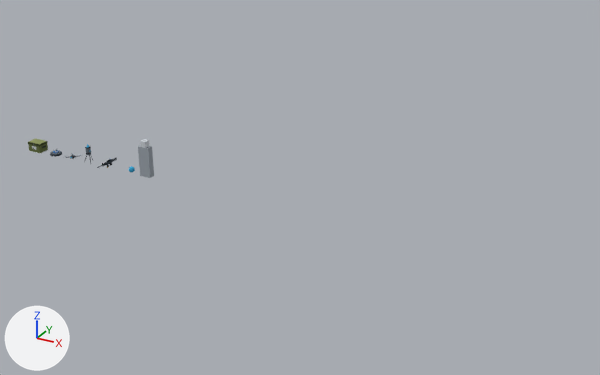
The Blender file assets/3d/arena_survivor.blend, before and after one commit.
Camera for both pictures: a 50 mm lens placed at (106.1, -95.6, 51.7), pointed at (53.4, 0.2, 3.8). Lighting does not change. The marker at lower left points along +X, +Y and +Z. The first picture is the older version.

In view in the first picture: 'ref_human_5st' and 4 more.
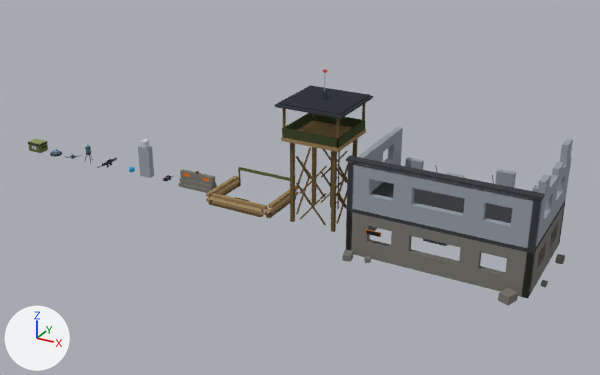
Changed parts and their boxes (x1, y1, x2, y2) in the pictures (600 x 375 px):
'env_ruin_building', added
    after: (342, 127, 573, 305)
'env_guard_tower', added
    after: (275, 69, 373, 232)
'env_sandbag_bunker', added (brown)
    after: (206, 167, 298, 218)
'env_barrier_jersey', added
    after: (178, 169, 217, 193)

Patch to the scene script:
```diff
--- a/assets/3d/arena_survivor.blend.py
+++ b/assets/3d/arena_survivor.blend.py
@@ me_env_ruin_building @@
+me_env_ruin_building.from_pydata(...)  # 464 vertices, 348 faces; spans x -12.2..13.7, y -10.7..9.6, z 0.0..15.1
+me_env_ruin_building.materials.append(mat_palette)  # picture img_palette
@@ me_env_guard_tower @@
+me_env_guard_tower.from_pydata(...)  # 366 vertices, 273 faces; spans x -4.9..4.9, y -4.9..4.9, z 0.0..21.6
+me_env_guard_tower.materials.append(mat_palette)  # picture img_palette
@@ me_env_sandbag_bunker @@
+me_env_sandbag_bunker.from_pydata(...)  # 640 vertices, 480 faces; spans x -5.3..5.3, y -4.43..4.43, z 0.0..3.25
+me_env_sandbag_bunker.materials.append(mat_palette)  # picture img_palette
@@ me_env_barrier_jersey @@
+me_env_barrier_jersey.from_pydata(...)  # a box spanning x -3.0..3.0, y -1.0..1.0, z 0.0..0.5; a box spanning x -3.0..3.0, y -0.65..0.65, z 0.5..1.2; a box spanning x -3.0..3.0, y -0.35..0.35, z 1.2..2.4; a box spanning x -2.4..-1.2, y -0.36..0.36, z 1.65..2.15; a box spanning x 1.2..2.4, y -0.36..0.36, z 1.65..2.15; a box spanning x -0.15..0.15, y -0.15..0.15, z 2.25..2.75
+me_env_barrier_jersey.materials.append(mat_palette)  # picture img_palette
@@ ob_env_ruin_building @@
+ob_env_ruin_building = bpy.data.objects.new('env_ruin_building', me_env_ruin_building)
+ob_env_ruin_building.location = (76.8, 0.0, 0.0)
@@ ob_env_guard_tower @@
+ob_env_guard_tower = bpy.data.objects.new('env_guard_tower', me_env_guard_tower)
+ob_env_guard_tower.location = (57.3, 0.0, 0.0)
@@ ob_env_sandbag_bunker @@
+ob_env_sandbag_bunker = bpy.data.objects.new('env_sandbag_bunker', me_env_sandbag_bunker)
+ob_env_sandbag_bunker.location = (45.5, 0.0, 0.0)
@@ ob_env_barrier_jersey @@
+ob_env_barrier_jersey = bpy.data.objects.new('env_barrier_jersey', me_env_barrier_jersey)
+ob_env_barrier_jersey.location = (35.6, 0.0, 0.0)
```
